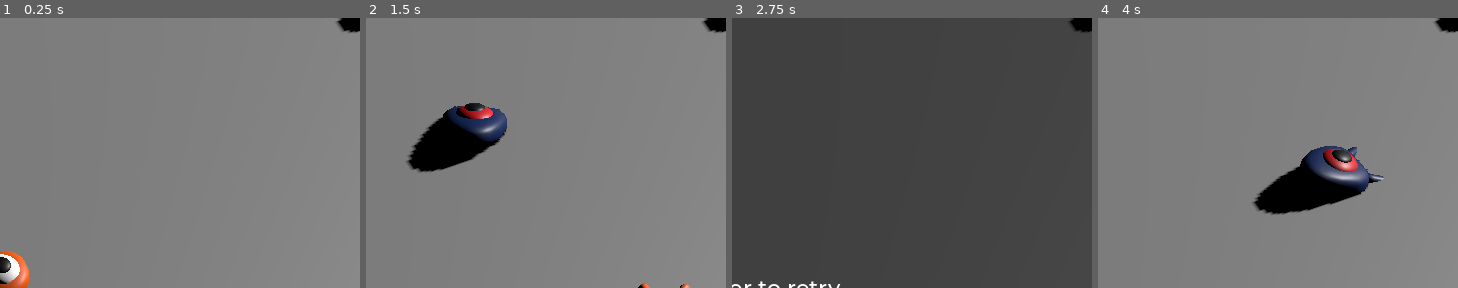
Above: before the commit, frames 1-4 (left to right).
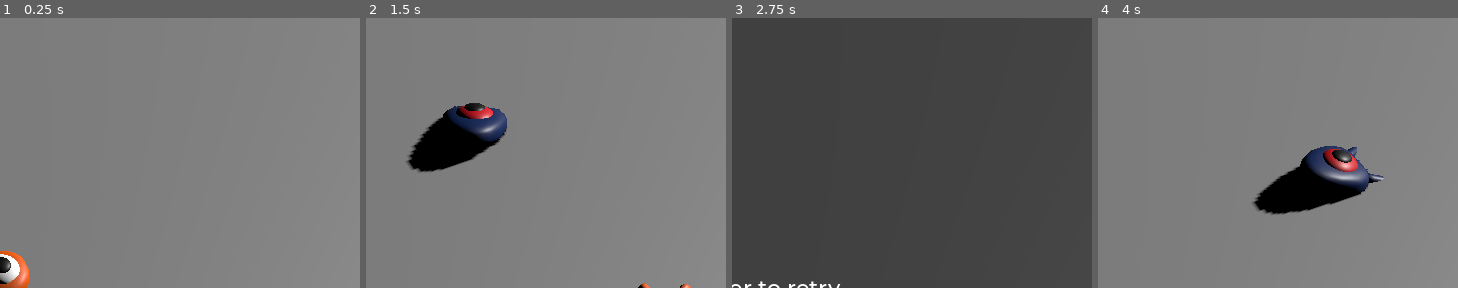
Above: after the commit, the same moments.

Repository: thearrow/godot-tutorial-3d
Game: Godot game, scene res://main.tscn
Same seed, same stepped clock (60 frames per second), same inputs: the game is played once before the commit and once after it.
Inputs:
- Up to frame 1 (0.25 s): no input
- Up to frame 2 (1.5 s): tap Enter (accept) at 0.5, 1.35 s; hold D (right) 0.53-1.28 s; hold Enter (accept) 0.53-1.28 s; tap Space (jump) at 0.77 s; hold S (down) from 1.28 s (still down)
- Up to frame 3 (2.75 s): tap Space (jump) at 1.52 s; release S (down) at 2.03 s; hold D (right) from 2.03 s (still down); hold Enter (accept) from 2.03 s (still down)
- Up to frame 4 (4 s): release D (right) at 2.78 s; release Enter (accept) at 2.78 s; hold W (up) 2.78-3.53 s; tap Enter (accept) at 2.85 s; tap Space (jump) at 3.02, 3.77 s; hold A (left) from 3.53 s (still down); hold Enter (accept) from 3.53 s (still down)
The pictures show only the part of the screen within x 50-100%, y 0-50%; the shares and areas given below are measured in that part.

The runs differ from the first frame. In frame 1, 0.3% of the frame differs, in the area x 93-100%, y 0-6%; in frame 2, 0.3%; in frame 3, 0.3%; in frame 4, 0.3%.

Commit message:
delete cylinders

Diff:
--- a/main.tscn
+++ b/main.tscn
@@ -11,12 +11,6 @@
 
 [sub_resource type="BoxMesh" id="BoxMesh_ig7tw"]
 size = Vector3(60, 2, 60)
-
-[sub_resource type="StandardMaterial3D" id="StandardMaterial3D_ig7tw"]
-albedo_color = Color(1, 0.47865796, 0.2462999, 1)
-
-[sub_resource type="CylinderMesh" id="CylinderMesh_0xm2m"]
-material = SubResource("StandardMaterial3D_ig7tw")
 
 [sub_resource type="Curve3D" id="Curve3D_h2yge"]
 closed = true
@@ -61,24 +55,6 @@
 projection = 1
 size = 19.0
 far = 200.0
-
-[node name="Cylinders" type="Node3D" parent="."]
-
-[node name="MeshInstance3D" type="MeshInstance3D" parent="Cylinders"]
-transform = Transform3D(1, 0, 0, 0, 1, 0, 0, 0, 1, -13, 0, -14)
-mesh = SubResource("CylinderMesh_0xm2m")
-
-[node name="MeshInstance3D2" type="MeshInstance3D" parent="Cylinders"]
-transform = Transform3D(1, 0, 0, 0, 1, 0, 0, 0, 1, -13, 0, 15)
-mesh = SubResource("CylinderMesh_0xm2m")
-
-[node name="MeshInstance3D3" type="MeshInstance3D" parent="Cylinders"]
-transform = Transform3D(1, 0, 0, 0, 1, 0, 0, 0, 1, 14, 0, -14)
-mesh = SubResource("CylinderMesh_0xm2m")
-
-[node name="MeshInstance3D4" type="MeshInstance3D" parent="Cylinders"]
-transform = Transform3D(1, 0, 0, 0, 1, 0, 0, 0, 1, 14, 0, 15)
-mesh = SubResource("CylinderMesh_0xm2m")
 
 [node name="SpawnPath" type="Path3D" parent="."]
 curve = SubResource("Curve3D_h2yge")
Not shown: 1 places in main.tscn that only renumber resources
Not shown, changed: docs/index.html
Not shown, changed: docs/index.pck
